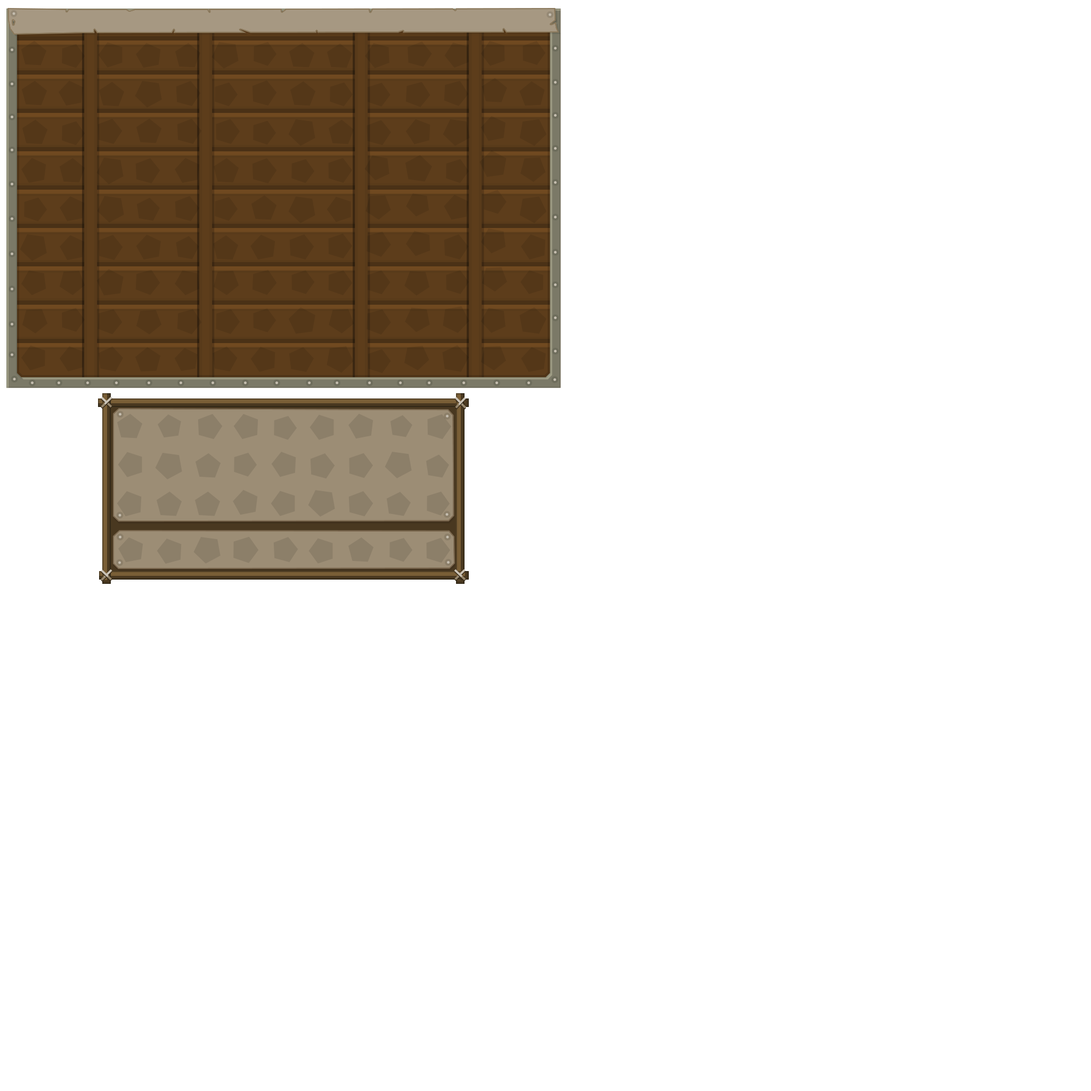
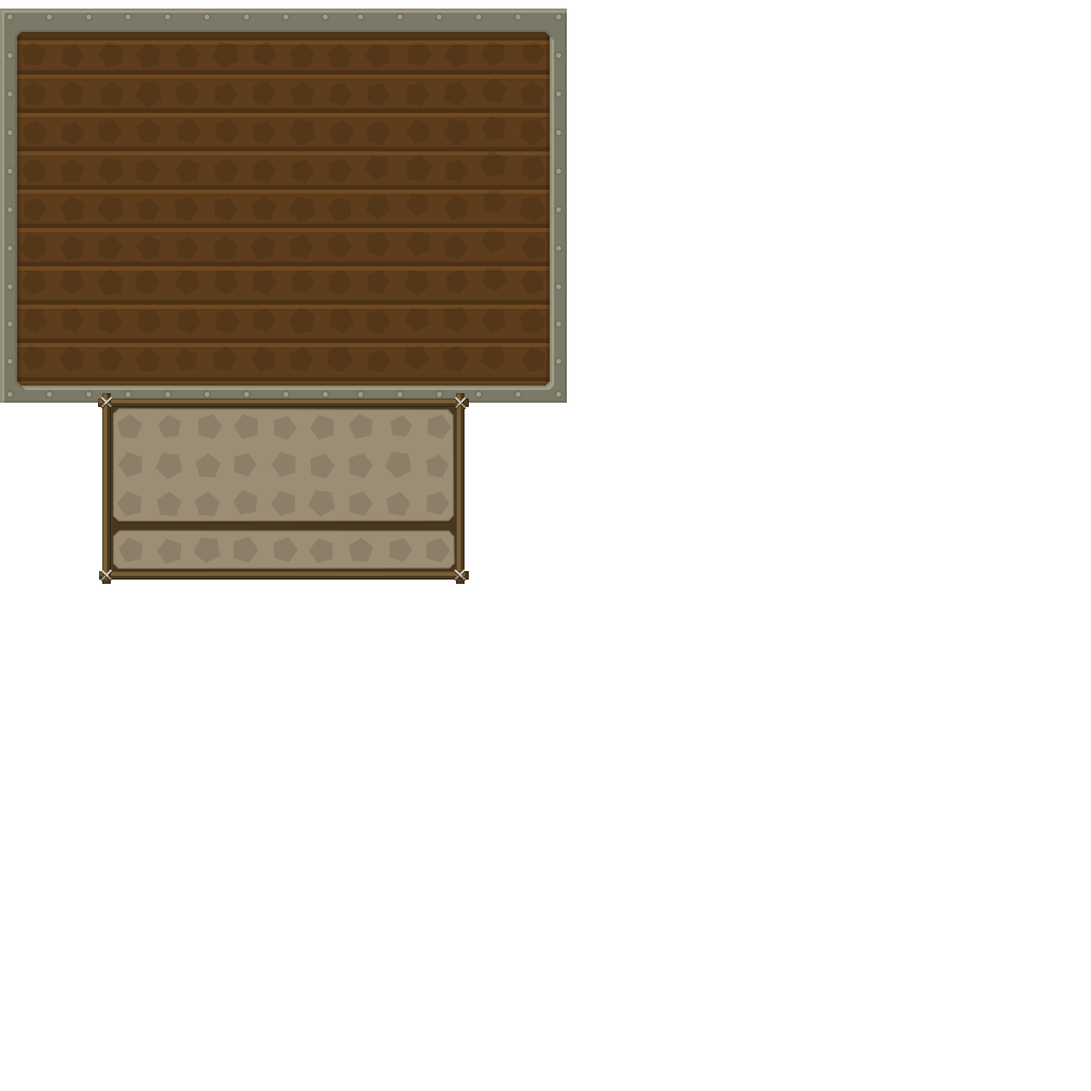
Two versions of the same layered image (w=1091, h=1091). Layer-by-layer changes:
hid group "title" (2 layers) over [7, 7, 560, 35]
renamed "Forme 21" to "Forme 21 copy", opacity 100% → 50%, painted on it over [7, 14, 562, 565]
painted on "Forme 20" over [197, 42, 485, 371]
painted on "Forme 339" over [0, 8, 568, 403]
hid "Forme 325 copie" over [84, 17, 483, 385]
painted on "Forme 10 copie 8" over [10, 377, 559, 386]
painted on "Forme 326" over [0, 8, 568, 403]
